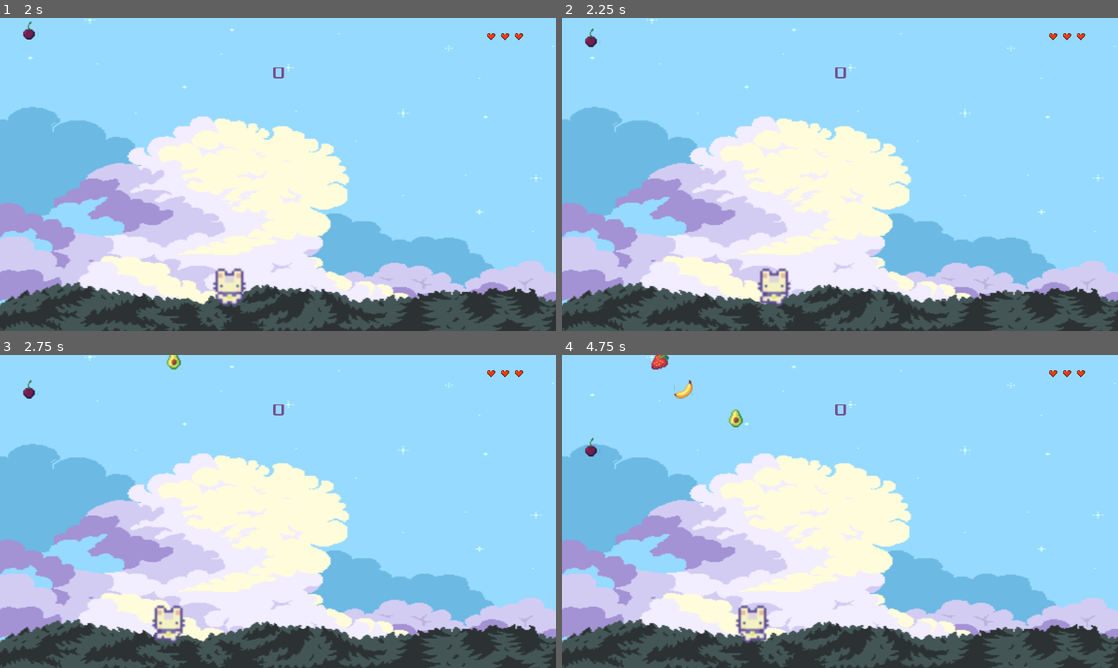
Above: before the commit, frames 1-4 (two rows, left to right).
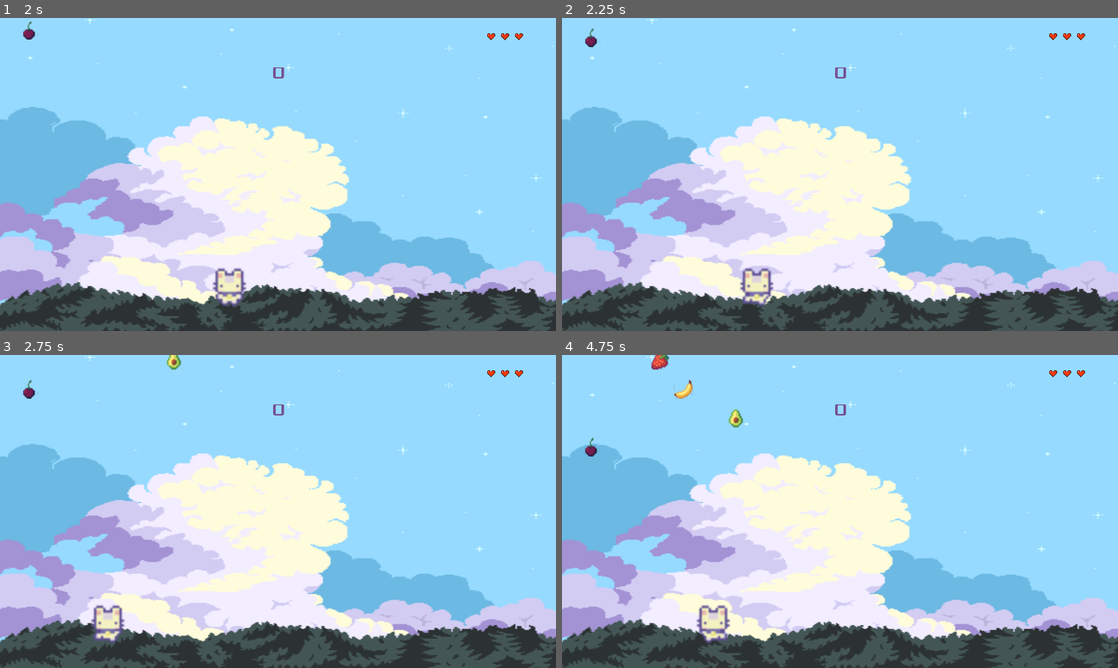
Above: after the commit, the same moments.

Repository: ColinKYuen/BQ-Game-Jam
Game: Godot game, scene res://Scenes/Main.tscn
The game is run twice, just before and just after one commit, with the same random seed, the same clock (stepped at 60 frames per second) and the same inputs.
Inputs:
- Up to frame 1 (2 s): click "Start" at 0.5 s; tap Enter at 1.25 s; hold D (move_right) from 1.28 s (still down)
- Up to frame 2 (2.25 s): release D (move_right) at 2.03 s; hold Left (move_left) from 2.03 s (still down)
- Up to frame 3 (2.75 s): keep holding Left (move_left)
- Up to frame 4 (4.75 s): release Left (move_left) at 2.78 s; hold D (move_right) 2.78-4.28 s; hold Left (move_left) from 4.28 s (still down)

Frame 1 is identical in both runs. In frame 2, 0.8% of the frame differs, in the area x 32-42%, y 79-93%; in frame 3, 1.1%, in the area x 16-34%, y 79-93%; in frame 4, 1.1%.

Commit message:
fixed conflicts

Diff:
--- a/Scenes/BadFruit.tscn
+++ b/Scenes/BadFruit.tscn
@@ -1,7 +1,8 @@
-[gd_scene load_steps=4 format=2]
+[gd_scene load_steps=5 format=2]
 
 [ext_resource path="res://Scripts/Fruit.gd" type="Script" id=1]
 [ext_resource path="res://art/Fruit+.png" type="Texture" id=2]
+[ext_resource path="res://Sounds/sounds/error_007.ogg" type="AudioStream" id=3]
 
 [sub_resource type="RectangleShape2D" id=1]
 extents = Vector2( 30.5, 29.5 )
@@ -19,3 +20,7 @@
 hframes = 38
 vframes = 6
 frame = 21
+
+[node name="HitBadFruit" type="AudioStreamPlayer" parent="."]
+stream = ExtResource( 3 )
+volume_db = -11.762
--- a/Scenes/GoodFruit.tscn
+++ b/Scenes/GoodFruit.tscn
@@ -1,7 +1,8 @@
-[gd_scene load_steps=11 format=2]
+[gd_scene load_steps=12 format=2]
 
 [ext_resource path="res://Scripts/Fruit.gd" type="Script" id=1]
 [ext_resource path="res://art/Fruit+.png" type="Texture" id=2]
+[ext_resource path="res://Sounds/sounds/confirmation_001.ogg" type="AudioStream" id=3]
 
 [sub_resource type="RectangleShape2D" id=1]
 extents = Vector2( 6, 24 )
@@ -54,3 +55,6 @@
 [node name="AnimatedSprite" type="AnimatedSprite" parent="."]
 scale = Vector2( 1, 4 )
 frames = SubResource( 8 )
+
+[node name="HitGoodFruit" type="AudioStreamPlayer" parent="."]
+stream = ExtResource( 3 )
--- a/Scenes/HUD.tscn
+++ b/Scenes/HUD.tscn
@@ -1,9 +1,12 @@
-[gd_scene load_steps=10 format=2]
+[gd_scene load_steps=13 format=2]
 
 [ext_resource path="res://fonts/Xolonium-Regular.ttf" type="DynamicFontData" id=1]
 [ext_resource path="res://Scripts/HUD.gd" type="Script" id=2]
 [ext_resource path="res://art/Pixel Heart Sprite Sheet 32x32.png" type="Texture" id=3]
 [ext_resource path="res://art/Fruit+.png" type="Texture" id=4]
+[ext_resource path="res://Sounds/sounds/error_007.ogg" type="AudioStream" id=5]
+[ext_resource path="res://Sounds/sounds/powerUp2.ogg" type="AudioStream" id=6]
+[ext_resource path="res://Sounds/sounds/confirmation_001.ogg" type="AudioStream" id=7]
 
 [sub_resource type="DynamicFont" id=1]
 size = 64
@@ -186,5 +189,16 @@
 vframes = 6
 frame = 189
 
+[node name="HitBadFruit" type="AudioStreamPlayer" parent="."]
+stream = ExtResource( 5 )
+volume_db = -11.762
+
+[node name="HitGoodFruit" type="AudioStreamPlayer" parent="."]
+stream = ExtResource( 7 )
+
+[node name="HitSpecialFruit" type="AudioStreamPlayer" parent="."]
+stream = ExtResource( 6 )
+volume_db = -15.0
+
 [connection signal="pressed" from="StartButton" to="." method="_on_StartButton_pressed"]
 [connection signal="timeout" from="MessageTimer" to="." method="_on_MessageTimer_timeout"]
--- a/Scenes/Player.tscn
+++ b/Scenes/Player.tscn
@@ -1,7 +1,11 @@
-[gd_scene load_steps=8 format=2]
+[gd_scene load_steps=12 format=2]
 
 [ext_resource path="res://Scripts/Player.gd" type="Script" id=1]
 [ext_resource path="res://Sprout Lands - Sprites - Basic pack/Characters/Basic Charakter Spritesheet.png" type="Texture" id=2]
+[ext_resource path="res://Sounds/music/Retro Beat.ogg" type="AudioStream" id=3]
+[ext_resource path="res://Sounds/sounds/jump1.ogg" type="AudioStream" id=4]
+[ext_resource path="res://Sounds/sounds/error_007.ogg" type="AudioStream" id=5]
+[ext_resource path="res://Sounds/sounds/powerUp2.ogg" type="AudioStream" id=6]
 
 [sub_resource type="RectangleShape2D" id=1]
 extents = Vector2( 7.5, 9.5625 )
@@ -42,3 +46,19 @@
 scale = Vector2( 2, 2 )
 frames = SubResource( 6 )
 animation = "walk"
+
+[node name="BackgroundMusic" type="AudioStreamPlayer" parent="."]
+stream = ExtResource( 3 )
+volume_db = -13.0
+autoplay = true
+
+[node name="DashSound" type="AudioStreamPlayer" parent="."]
+stream = ExtResource( 4 )
+volume_db = -19.429
+
+[node name="HitBadFruit" type="AudioStreamPlayer" parent="."]
+stream = ExtResource( 5 )
+
+[node name="HitGoodFruit" type="AudioStreamPlayer" parent="."]
+stream = ExtResource( 6 )
+volume_db = -15.0
--- a/Scenes/SpecialFruit.tscn
+++ b/Scenes/SpecialFruit.tscn
@@ -1,7 +1,8 @@
-[gd_scene load_steps=4 format=2]
+[gd_scene load_steps=5 format=2]
 
 [ext_resource path="res://Scripts/Fruit.gd" type="Script" id=1]
 [ext_resource path="res://art/Fruit+.png" type="Texture" id=2]
+[ext_resource path="res://Sounds/sounds/powerUp2.ogg" type="AudioStream" id=3]
 
 [sub_resource type="RectangleShape2D" id=1]
 extents = Vector2( 6, 6 )
@@ -18,3 +19,7 @@
 hframes = 38
 vframes = 6
 frame = 189
+
+[node name="HitSpecialFruit" type="AudioStreamPlayer" parent="."]
+stream = ExtResource( 3 )
+volume_db = -15.0
--- a/Scripts/Fruit.gd
+++ b/Scripts/Fruit.gd
@@ -29,6 +29,7 @@
 			pass
 		else:
 			print("Got hit by fruit")
+
 			emit_signal("fruit_hit")
 			pass
 	queue_free()
--- a/Scripts/HUD.gd
+++ b/Scripts/HUD.gd
@@ -58,6 +58,8 @@
 
 func _on_HUD_special_fruit():
 	# logic: special fruit also gives scores that a normal fruit would
+	$HitSpecialFruit.stream.loop = false
+	$HitSpecialFruit.play()
 	lives = min(3, lives + 1)
 	print("current lives: " + str(lives))
 	match (lives):
@@ -68,6 +70,8 @@
 	_on_HUD_fruit_collected()
 
 func _on_HUD_fruit_collected():
+	$HitGoodFruit.stream.loop = false
+	$HitGoodFruit.play()
 	print("current score: " + str(int($Score.text) + 1))
 	$Score.text = str(int($Score.text) + 1)
 	score = int($Score.text) + 1
@@ -75,6 +79,8 @@
 		highscore = score
 
 func _on_HUD_fruit_hit():
+	$HitBadFruit.stream.loop = false
+	$HitBadFruit.play()
 	lives -= 1
 	print("current lives: " + str(lives))
 	match (lives):
--- a/Scripts/Player.gd
+++ b/Scripts/Player.gd
@@ -40,9 +40,19 @@
 			velocity.x -= speed
 	else:
 		if Input.is_action_pressed("move_right"):
-			velocity.x += speed
+
+			position.x += speed * delta
+			velocity.x += 3
 		if Input.is_action_pressed("move_left"):
-			velocity.x -= speed
+
+			position.x -= speed * delta
+			velocity.x -= 3
+	if velocity.length() > 0:
+		velocity = velocity.normalized() * speed
+		$AnimatedSprite.play()
+	else:
+		$AnimatedSprite.set_frame(0)
+		$AnimatedSprite.stop()
 
 	# flips the character when it is walking
 	# the rabbit character is symmetric, so the flipping cannot be
@@ -103,6 +113,8 @@
 		speed = norm_speed * dash_speed_mult
 
 	if is_dashing:
+		$DashSound.stream.loop = false
+		$DashSound.play()
 		dash_timer += delta
 		if dash_timer >= dash_duration:
 			is_dashing = false
Not shown, added: Sounds/music/Retro Beat.ogg.import
Not shown, added: Sounds/music/Swinging Pants.ogg.import
Not shown, added: Sounds/sounds/confirmation_001.ogg.import
Not shown, added: Sounds/sounds/confirmation_002.ogg.import
Not shown, added: Sounds/sounds/error_007.ogg.import
Not shown, added: Sounds/sounds/jingles_PIZZA07.ogg.import
Not shown, added: Sounds/sounds/jump1.ogg.import
Not shown, added: Sounds/sounds/minimize_001.ogg.import
Not shown, added: Sounds/sounds/pepSound2.ogg.import
Not shown, added: Sounds/sounds/pepSound4.ogg.import
Not shown, added: Sounds/sounds/powerUp10.ogg.import
Not shown, added: Sounds/sounds/powerUp12.ogg.import
(and 20 more such lines)
